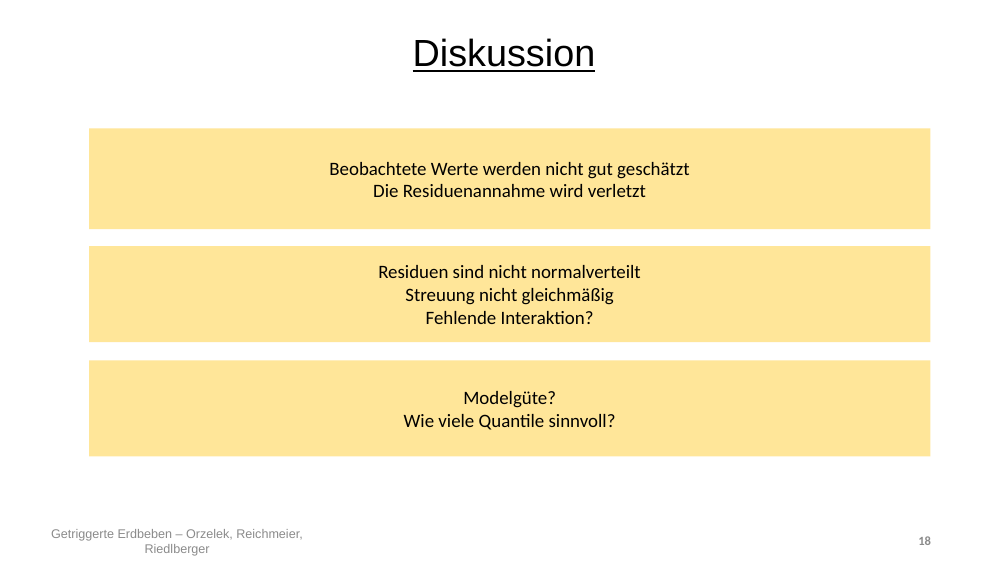
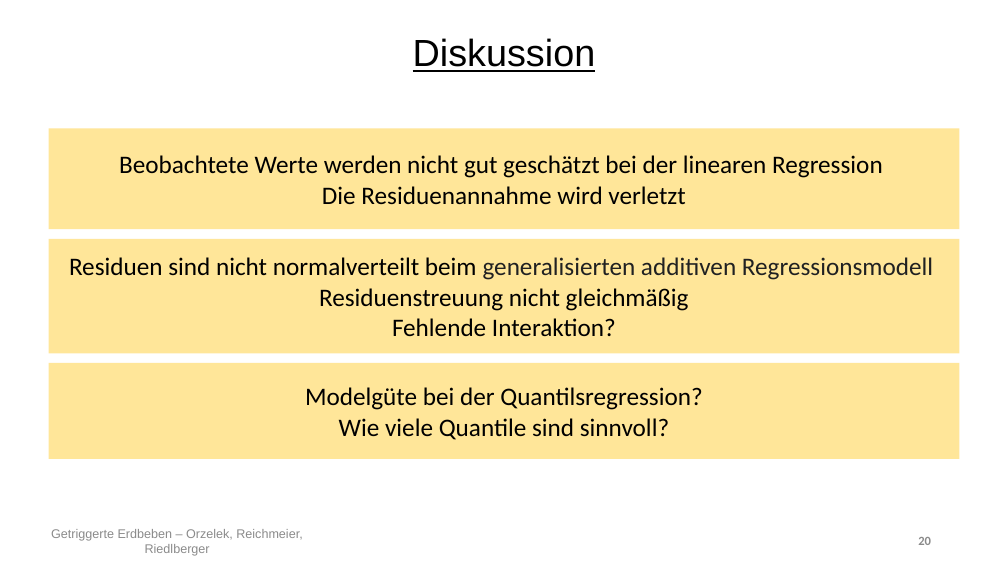
Before and after one commit to Kati77/Praktikum-Erdbeben, a slide deck: slide 20 of PP.pptx (slide 18 before the commit). Drawn at 1008x567 pixels with LibreOffice and Linux fonts; fonts in the diff are those of the drawing. Boxes give left, top, right and bottom in pixels: in the first picture for what was removed or moved away, otherwise in the second. Text is boxed around its words. In the diff, an @@ line names an element or a change of style, - is before the commit and + after.

```diff
--- a/PP.pptx
+++ b/PP.pptx
@@ rectangle "Beobachtete Werte werden nicht gut ...": place and size @@
-rectangle "Beobachtete Werte werden nicht gut ..." at [89,129,931,229]
+rectangle "Beobachtete Werte werden nicht gut ..." at [48,129,960,229]
@@ text in rectangle at [119,155,883,178]: text changed; size 18 to 24 pt @@
-Beobachtete Werte werden nicht gut geschätzt
+Beobachtete Werte werden nicht gut geschätzt bei der linearen Regression
@@ text in rectangle at [322,186,685,205]: size 18 to 24 pt in "Die Residuenannahme wird verletzt" @@
@@ rectangle "Residuen sind nicht normalverteilt beim ...": place and size @@
-rectangle "Residuen sind nicht normalverteilt beim ..." at [89,247,931,343]
+rectangle "Residuen sind nicht normalverteilt beim ..." at [48,239,960,353]
@@ text in rectangle at [69,257,933,311]: text changed; size 18 to 24 pt @@
-Residuen sind nicht normalverteilt
-Streuung nicht gleichmäßig
+Residuen sind nicht normalverteilt beim generalisierten additiven Regressionsmodell
+Residuenstreuung nicht gleichmäßig
@@ text in rectangle at [392,318,616,336]: size 18 to 24 pt in "Fehlende Interaktion?" @@
@@ rectangle "Modelgüte bei der Quantilsregression?": place and size @@
-rectangle "Modelgüte bei der Quantilsregression?" at [89,361,931,457]
+rectangle "Modelgüte bei der Quantilsregression?" at [48,363,960,459]
@@ text in rectangle at [305,387,702,440]: text changed; size 18 to 24 pt @@
-Modelgüte?
-Wie viele Quantile sinnvoll?
+Modelgüte bei der Quantilsregression?
+Wie viele Quantile sind sinnvoll?
@@ page number at [918,537,931,545]: text changed @@
-18
+20
```
Also in this commit, not shown: 11 other slides changed, 2 slides added.
